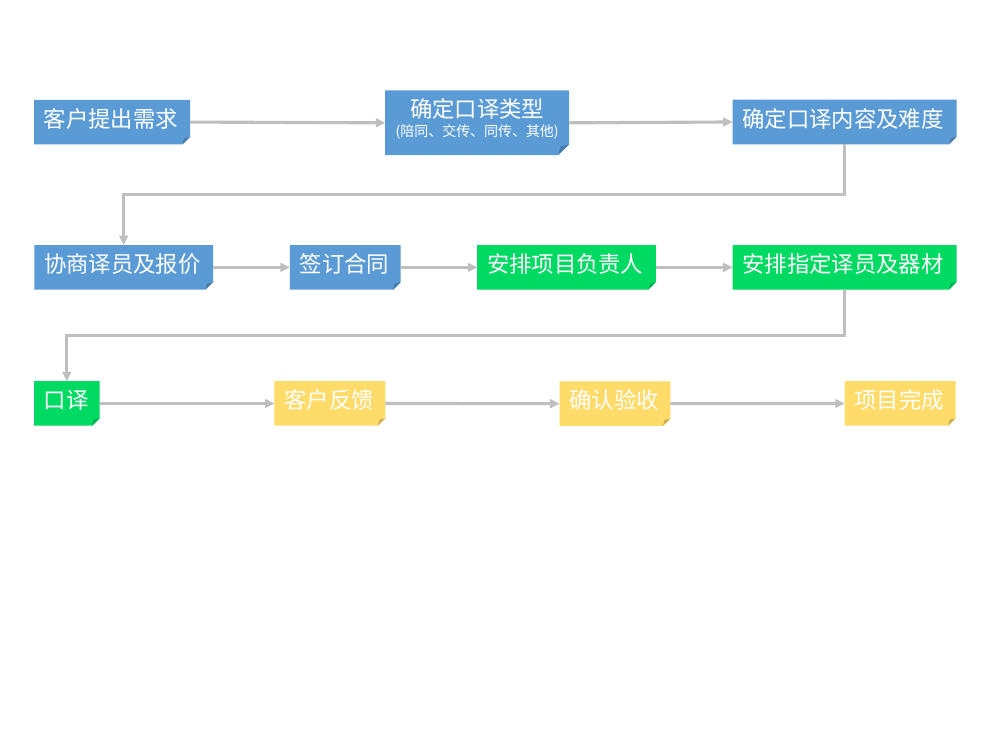
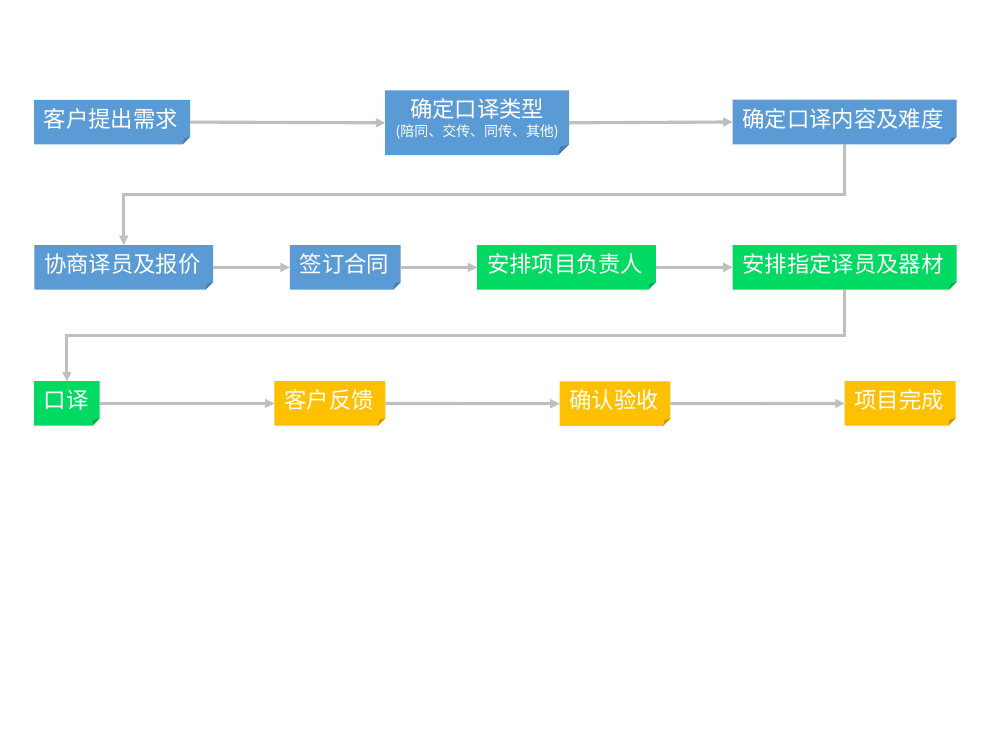
Before and after one commit to wyhfrank/elixir-translate, a slide deck: slide 2 of images/process/process.pptx. Drawn at 1008x756 pixels with LibreOffice and Linux fonts; fonts in the diff are those of the drawing. Boxes give left, top, right and bottom in pixels: in the first picture for what was removed or moved away, otherwise in the second. Text is boxed around its words. In the diff, an @@ line names an element or a change of style, - is before the commit and + after.

```diff
--- a/images/process/process.pptx
+++ b/images/process/process.pptx
@@ fill #FFDB69 to #FFC000 in 3 elements at <box>274,381,385,425</box>, <box>559,381,670,425</box>, <box>845,381,956,425</box> @@
```
Also in this commit, not shown: 1 other slide changed, 1 other file.
